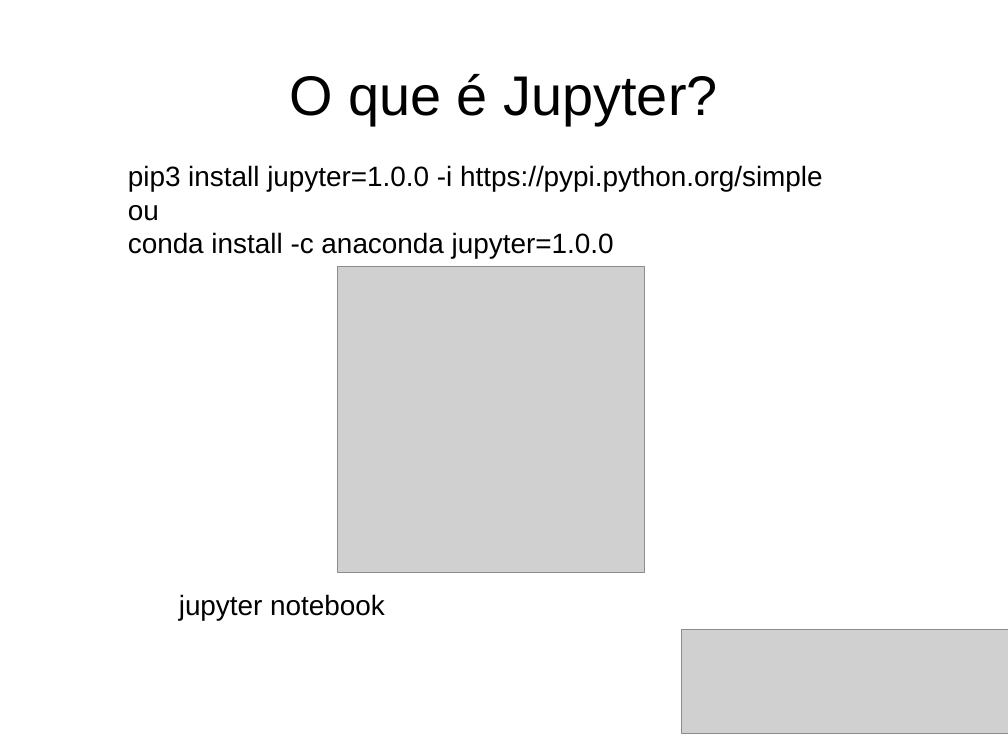
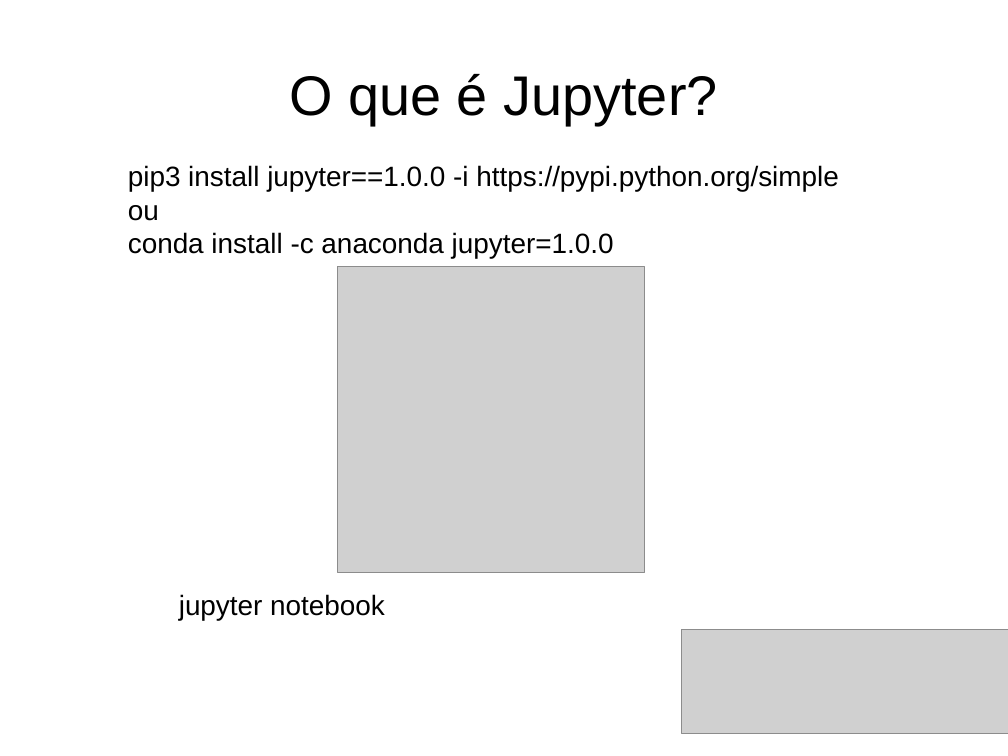
Before and after one commit to dmvieira/tutorial-jupyter-pyspark, a slide deck: slide 6 of tutorial.odp. Drawn at 1008x756 pixels with LibreOffice and Linux fonts; fonts in the diff are those of the drawing; grey boxes stand for pictures. Boxes give left, top, right and bottom in pixels: in the first picture for what was removed or moved away, otherwise in the second. Text is boxed around its words. In the diff, an @@ line names an element or a change of style, - is before the commit and + after.

```diff
--- a/tutorial.odp
+++ b/tutorial.odp
@@ text at [128, 165, 839, 192]: text changed @@
-pip3 install jupyter=1.0.0 -i https://pypi.python.org/simple
+pip3 install jupyter==1.0.0 -i https://pypi.python.org/simple
```
Also in this commit, not shown: 7 other slides changed, 4 slides added, 3 other files.
